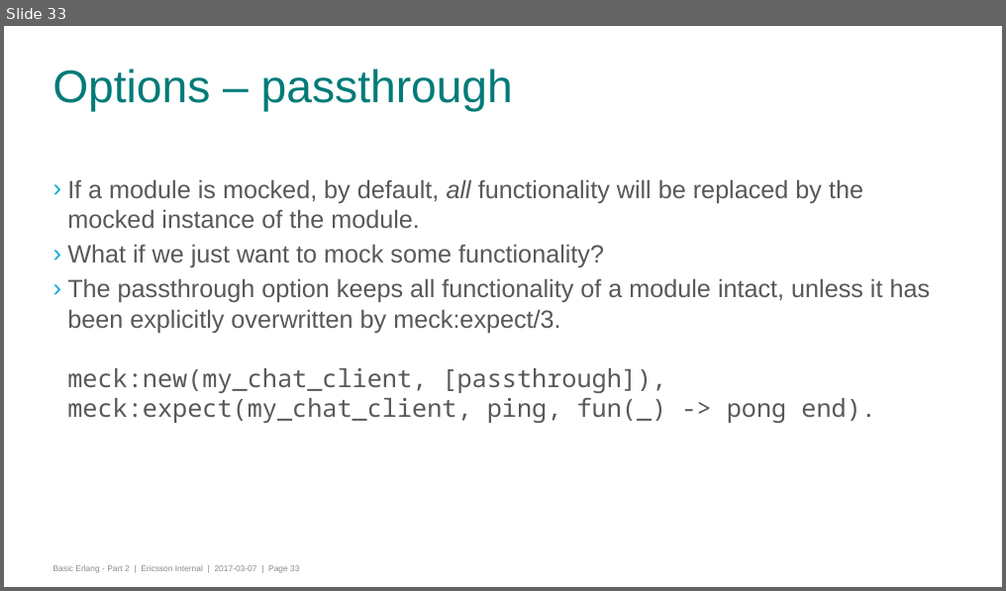
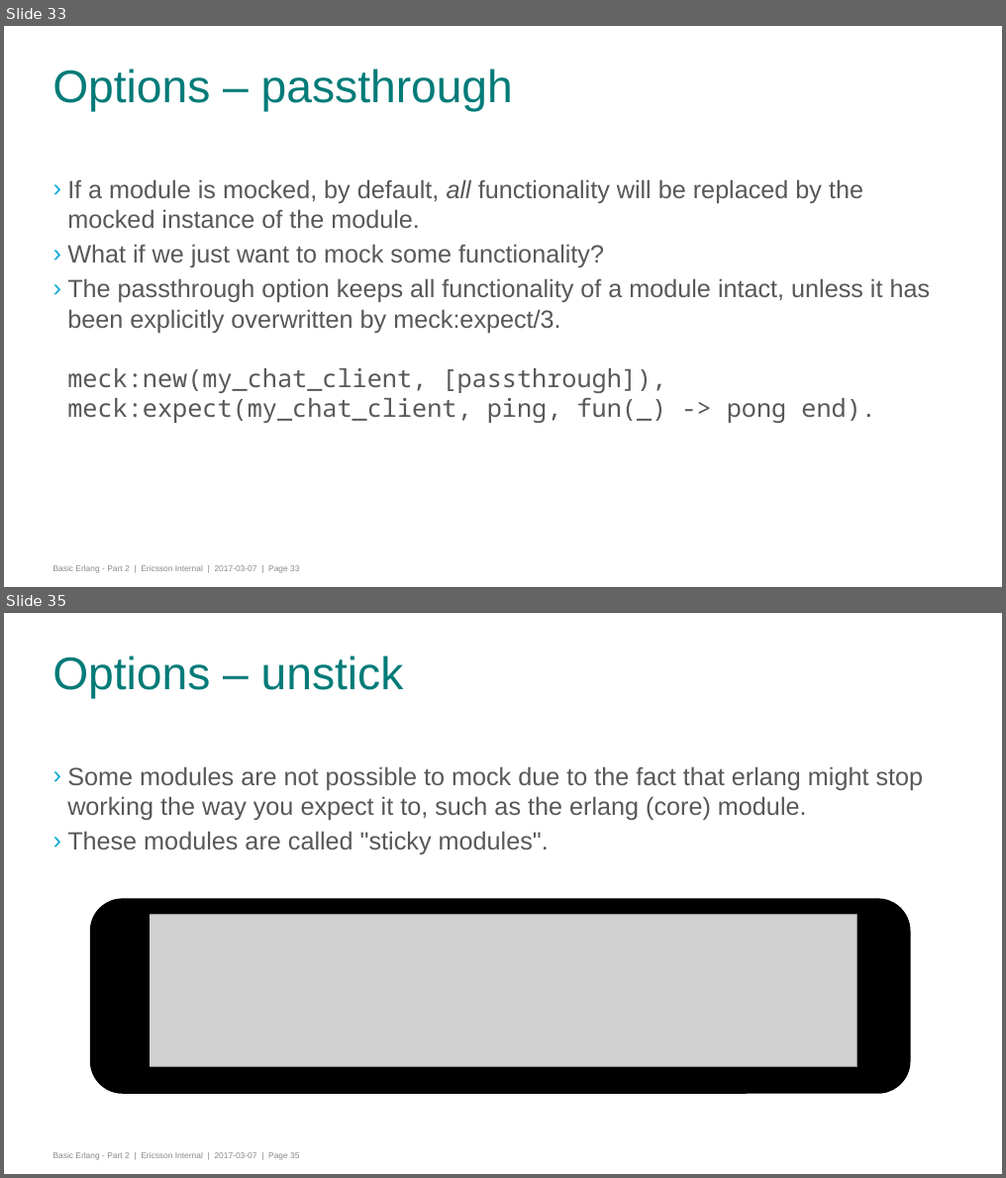
Before and after one commit to gwaerondor/unit_testing_in_erlang, a slide deck: basic_erlang_4/presentation/erlang_part_4_testing.pptx. Shown one above the other, each under a label of ours: slide 33 before the commit, slides 33 and 35 after it; the slides between them are not shown. The pictures are 1006x591 and 1006x1178 pixels, drawn with LibreOffice and Linux fonts; fonts in the diff are those of the drawing; grey boxes stand for pictures; background and template pictures are left out. Boxes give left, top, right and bottom in pixels: in the first picture for what was removed or moved away, otherwise in the second. Text is boxed around its words. In the diff, an @@ line names an element or a change of style, - is before the commit and + after.

```diff
--- a/basic_erlang_4/presentation/erlang_part_4_testing.pptx
+++ b/basic_erlang_4/presentation/erlang_part_4_testing.pptx
@@ slide 35 added at [4,613,1002,1174], background #FFFFFF; not listed: 1 template element that a slide beside it also shows @@
@@ title added at [53,656,404,698], 44 pt, text #007B78 @@
+Options – unstick
@@ text added at [67,766,924,855], 24 pt, text #58585A @@
+› Some modules are not possible to mock due to the fact that erlang might stop working the way you expect it to, such as the erlang (core) module.
+› These modules are called "sticky modules".
@@ rounded rectangle added at [90,898,911,1093], fill #000000 @@
@@ rectangle added at [146,910,150,1072], fill #000000, outline #000000 1 pt @@
@@ picture added at [150,915,857,1067] @@
```
Also in this commit, not shown: 2 slides changed, 1 other slide added, 4 other files.
